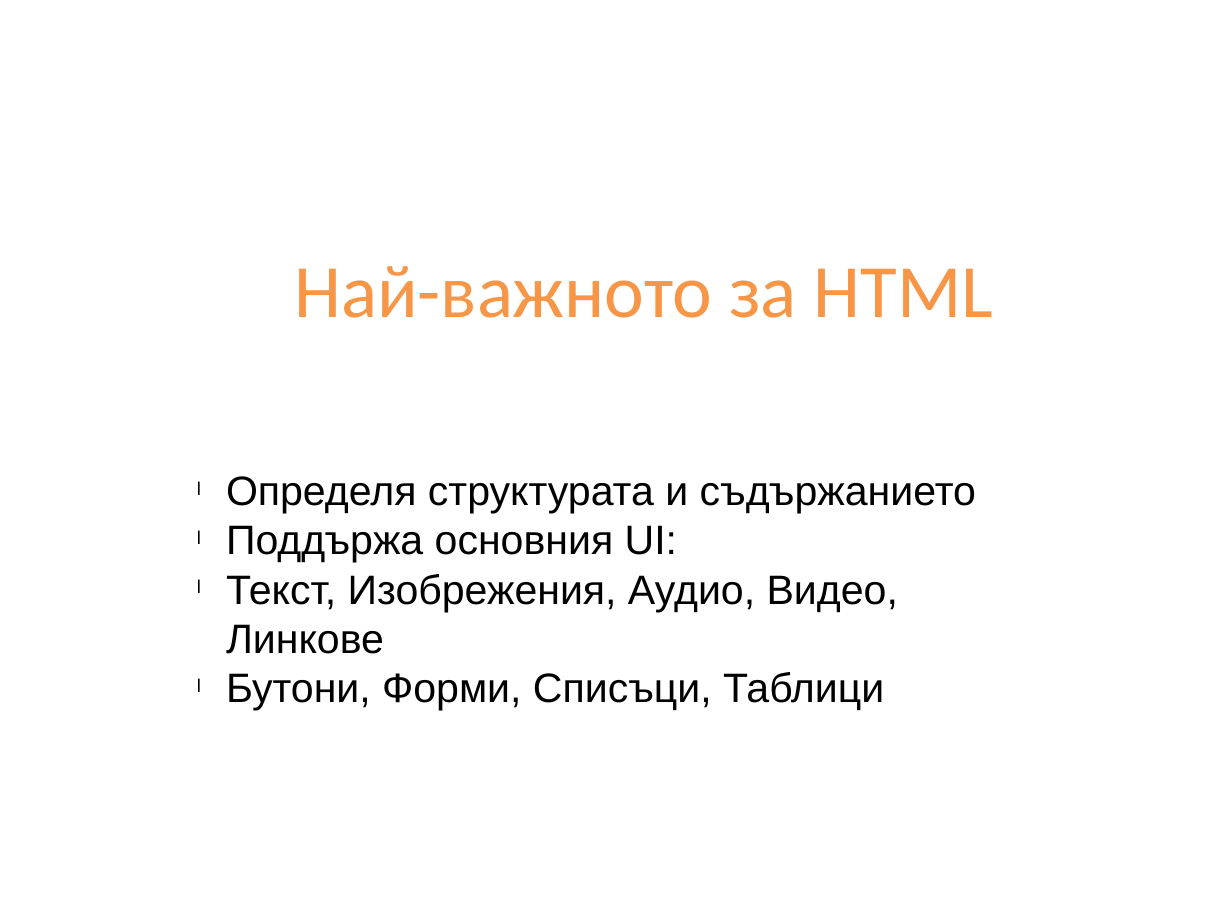
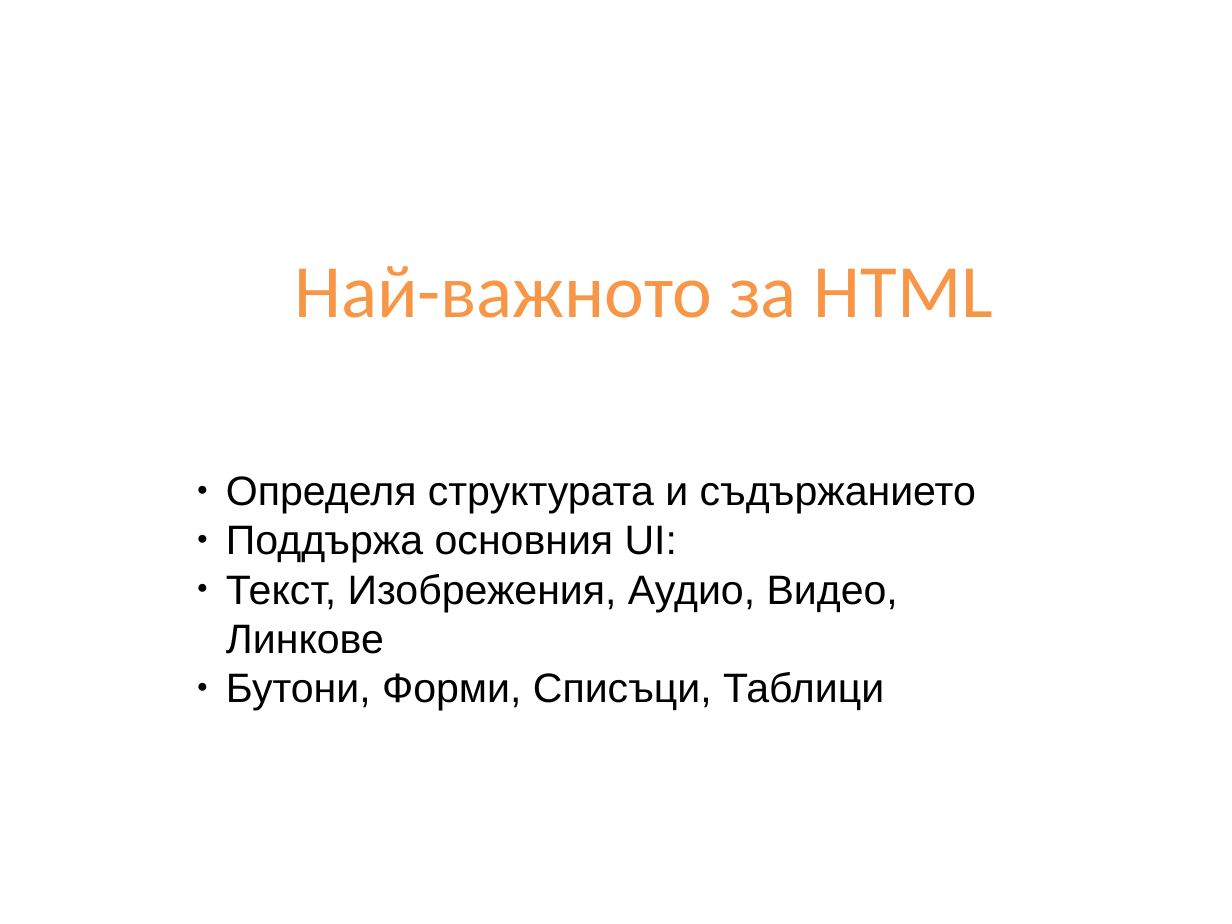
Before and after one commit to Academy-Soft-Intellect/PHP-MySQL-Course, a slide deck: slide 5 of slides/02-HTML-basics.pptx. Drawn at 1232x924 pixels with LibreOffice and Linux fonts; fonts in the diff are those of the drawing; background and template pictures are left out. Boxes give left, top, right and bottom in pixels: in the first picture for what was removed or moved away, otherwise in the second. Text is boxed around its words. In the diff, an @@ line names an element or a change of style, - is before the commit and + after.

```diff
--- a/slides/02-HTML-basics.pptx
+++ b/slides/02-HTML-basics.pptx
@@ text "Определя структурата и съдържанието" at <box>226,476,976,710</box>: bullet l to ● @@
```
Also in this commit, not shown: 10 other slides changed.
